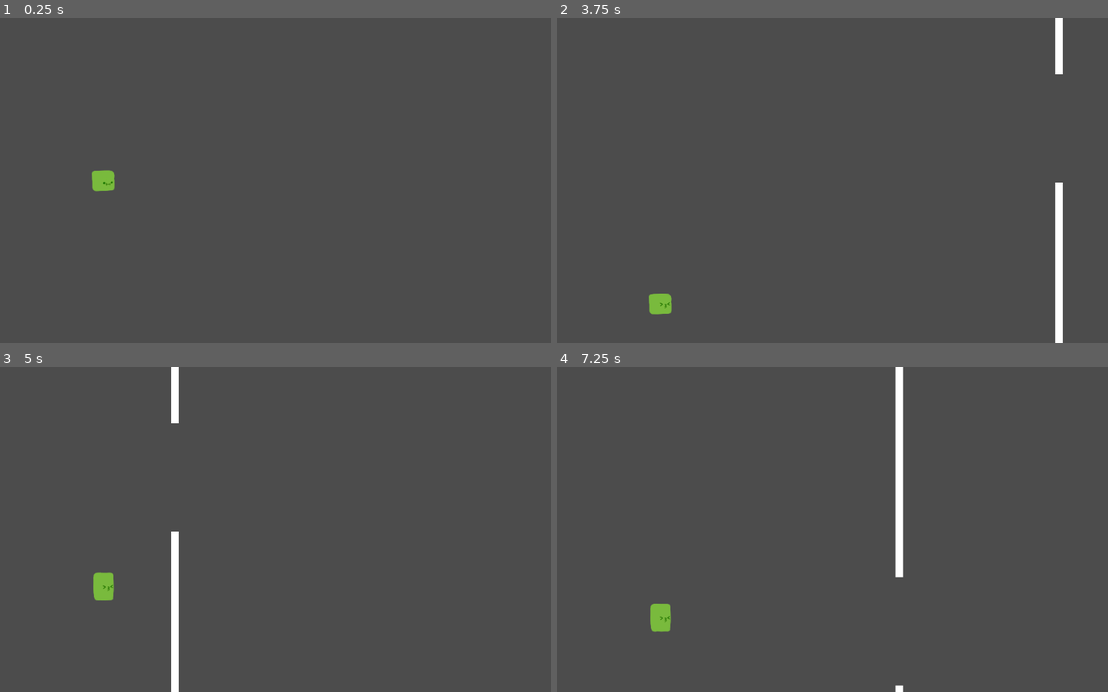
Above: before the commit, frames 1-4 (two rows, left to right).
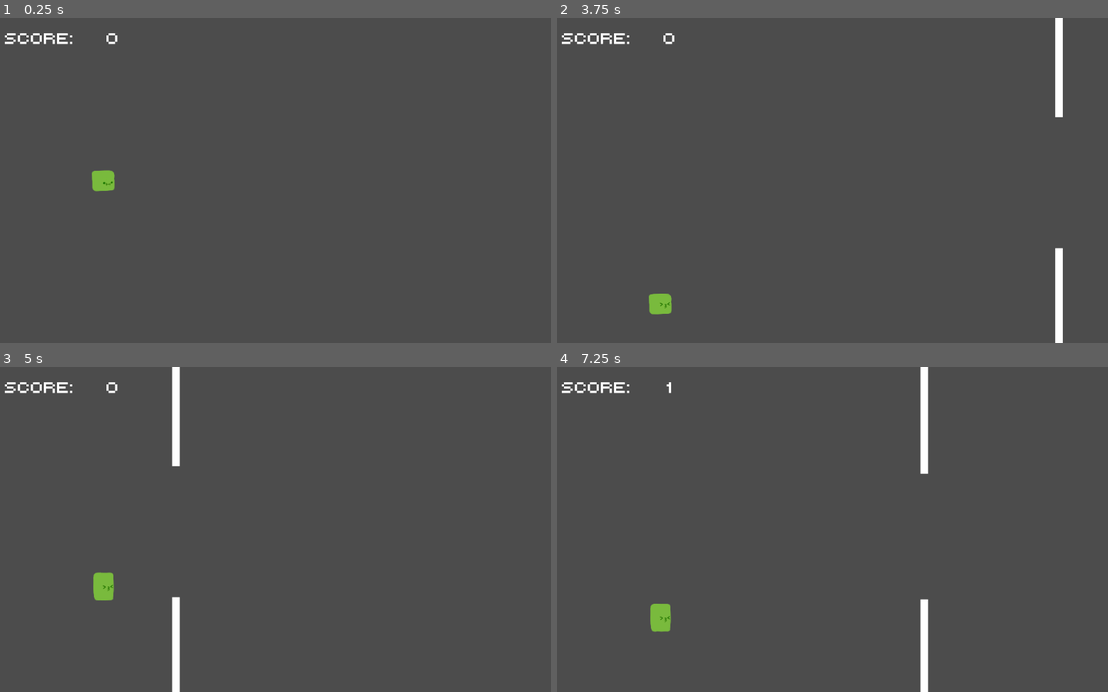
Above: after the commit, the same moments.

Repository: CoryParsnipson/bouncy-block
Game: Godot game, scene res://Main.tscn
Two runs of this game, one before a commit and one after it. Both use one fixed random seed, a clock stepped at 60 frames per second and the inputs below.
Inputs:
- Up to frame 1 (0.25 s): no input
- Up to frame 2 (3.75 s): tap Enter (ui_accept) at 0.5, 0.77, 1.07, 1.52, 1.82, 3.02, 3.32 s
- Up to frame 3 (5 s): tap Enter (ui_accept) at 3.77, 4.07, 4.52, 4.82 s
- Up to frame 4 (7.25 s): tap Enter (ui_accept) at 6.02, 6.32, 6.77, 7.07 s

The runs differ from the first frame. In frame 1, 0.2% of the frame differs, in the area x 0-22%, y 4-9%; in frame 2, 0.7%; in frame 3, 1.0%; in frame 4, 2.2%, in the area x 0-68%, y 0-100%.

Commit message:
Add score and level. Fine tune barrier difficulty.

Diff:
--- a/Barrier.tscn
+++ b/Barrier.tscn
@@ -1,62 +1,14 @@
 [gd_scene load_steps=2 format=2]
 
 [sub_resource type="RectangleShape2D" id=1]
-
-custom_solver_bias = 0.0
 extents = Vector2( 7, 300 )
 
 [node name="Barrier" type="Area2D"]
 
-input_pickable = true
-gravity_vec = Vector2( 0, 1 )
-gravity = 98.0
-linear_damp = 0.1
-angular_damp = 1.0
-audio_bus_override = false
-audio_bus_name = "Master"
+[node name="Polygon2D" type="Polygon2D" parent="."]
+position = Vector2( 0, 300.514 )
+polygon = PoolVector2Array( -7, -300, 7, -300, 7, 300, -7, 300 )
 
-[node name="Polygon2D_Upper" type="Polygon2D" parent="." index="0"]
-
-position = Vector2( 0, -400 )
-polygon = PoolVector2Array( -7, -300, 7, -300, 7, 300, -7, 300 )
-uv = PoolVector2Array(  )
-color = Color( 1, 1, 1, 1 )
-vertex_colors = PoolColorArray(  )
-offset = Vector2( 0, 0 )
-antialiased = false
-texture = null
-texture_offset = Vector2( 0, 0 )
-texture_scale = Vector2( 1, 1 )
-texture_rotation_degrees = 0.0
-invert_enable = false
-invert_border = 100.0
-_sections_unfolded = [ "Transform" ]
-
-[node name="CollisionShape2D_Upper" type="CollisionShape2D" parent="." index="1"]
-
-position = Vector2( 0, -400 )
+[node name="CollisionShape2D" type="CollisionShape2D" parent="."]
+position = Vector2( 0, 300.514 )
 shape = SubResource( 1 )
-_sections_unfolded = [ "Transform" ]
-
-[node name="Polygon2D_Lower" type="Polygon2D" parent="." index="2"]
-
-position = Vector2( 0, 400 )
-polygon = PoolVector2Array( -7, -300, 7, -300, 7, 300, -7, 300 )
-uv = PoolVector2Array(  )
-color = Color( 1, 1, 1, 1 )
-vertex_colors = PoolColorArray(  )
-offset = Vector2( 0, 0 )
-antialiased = false
-texture = null
-texture_offset = Vector2( 0, 0 )
-texture_scale = Vector2( 1, 1 )
-texture_rotation_degrees = 0.0
-invert_enable = false
-invert_border = 100.0
-_sections_unfolded = [ "Transform" ]
-
-[node name="CollisionShape2D_Lower" type="CollisionShape2D" parent="." index="3"]
-
-position = Vector2( 0, 400 )
-shape = SubResource( 1 )
-_sections_unfolded = [ "Transform" ]
--- a/Main.gd
+++ b/Main.gd
@@ -1,19 +1,28 @@
 extends Node
 
+export var score = 0
+export var level = 0
+export var to_next_level = 2
 export var barrier_speed = 7
+export var barrier_offset_min = 0
+export var barrier_offset_max = 0
+export var barrier_gap_radius = 120
+
+export var barrier_speed_max = 25
+export var barrier_wait_time_min = 1.5
+export var barrier_gap_radius_min = 70
 
 var bounds
 var game_started = false
-var gap_center_min
-var gap_center_max
+var previous_barrier_pos_x
 
 var active_barriers = Array()
 
 func _ready():
 	bounds = get_viewport().get_visible_rect()
 
-	gap_center_min = int(bounds.position.y) + 100
-	gap_center_max = int(bounds.end.y) - 100
+	barrier_offset_min = int(bounds.position.y) + barrier_gap_radius
+	barrier_offset_max = int(bounds.end.y) - barrier_gap_radius
 
 	# TODO: move barriers beyond viewport edge
 	reset()
@@ -27,9 +36,19 @@
 	if !game_started:
 		return
 
+	previous_barrier_pos_x = $BarrierUpper.position.x
+
 	# TODO: how to programmtically calculate when this node falls off the screen?
-	if $Barrier.position.x > bounds.position.x - 14:
-		$Barrier.position.x -= barrier_speed
+	if $BarrierUpper.position.x > bounds.position.x - 14:
+		$BarrierUpper.position.x -= barrier_speed
+
+	if $BarrierLower.position.x > bounds.position.x - 14:
+		$BarrierLower.position.x -= barrier_speed
+
+	if previous_barrier_pos_x >= $Player.position.x \
+		and $BarrierUpper.position.x <= $Player.position.x:
+		score += 1
+		$LevelCounter.text = str(score)
 
 func reset():
 	randomize()
@@ -45,16 +64,28 @@
 	$Player.disable_physics = false
 	$BarrierTimer.start()
 
-func send_barrier(barrier = $Barrier):
-	barrier.position.y = randi() % (gap_center_max - gap_center_min) + gap_center_min
-	barrier.position.x = bounds.end.x + 14
+func send_barrier():
+	$BarrierUpper.position.x = bounds.end.x + 14
+	$BarrierLower.position.x = bounds.end.x + 14
+
+	var barrier_offset = randi() % (barrier_offset_max - barrier_offset_min) + barrier_offset_min
+
+	$BarrierUpper.position.y = barrier_offset - barrier_gap_radius
+	$BarrierLower.position.y = barrier_offset + barrier_gap_radius
 
 	#active_barriers.push(barrier)
 
 func _on_BarrierTimer_timeout():
 	send_barrier()
 
-	$BarrierTimer.wait_time -= 0.02
-	barrier_speed += 1.02
+	if score % to_next_level == 0:
+		level += 1
+
+		$BarrierTimer.wait_time = max($BarrierTimer.wait_time - 0.02, barrier_wait_time_min)
+		barrier_speed = min(barrier_speed + 1, barrier_speed_max)
+		barrier_gap_radius = max(barrier_gap_radius - 5, barrier_gap_radius_min)
+
+		barrier_offset_min = int(bounds.position.y) + barrier_gap_radius
+		barrier_offset_max = int(bounds.end.y) - barrier_gap_radius
 
 	$BarrierTimer.start()
--- a/Main.tscn
+++ b/Main.tscn
@@ -1,8 +1,17 @@
-[gd_scene load_steps=4 format=2]
+[gd_scene load_steps=7 format=2]
 
 [ext_resource path="res://Main.gd" type="Script" id=1]
 [ext_resource path="res://Player.tscn" type="PackedScene" id=2]
 [ext_resource path="res://Barrier.tscn" type="PackedScene" id=3]
+[ext_resource path="res://fonts/retro.ttf" type="DynamicFontData" id=4]
+
+[sub_resource type="DynamicFont" id=1]
+size = 28
+font_data = ExtResource( 4 )
+
+[sub_resource type="DynamicFont" id=2]
+size = 28
+font_data = ExtResource( 4 )
 
 [node name="Game" type="Node"]
 script = ExtResource( 1 )
@@ -10,10 +19,31 @@
 [node name="Player" parent="." instance=ExtResource( 2 )]
 position = Vector2( 200, 300 )
 
-[node name="Barrier" parent="." instance=ExtResource( 3 )]
-position = Vector2( -30.2545, 287.039 )
+[node name="BarrierUpper" parent="." instance=ExtResource( 3 )]
+position = Vector2( -6.67346, 199.296 )
+rotation = -3.14159
+
+[node name="BarrierLower" parent="." instance=ExtResource( 3 )]
+position = Vector2( -6.69627, 407.776 )
 
 [node name="BarrierTimer" type="Timer" parent="."]
 wait_time = 3.0
 one_shot = true
+
+[node name="LevelLabel" type="Label" parent="."]
+margin_left = 16.5695
+margin_top = 17.3495
+margin_right = 166.569
+margin_bottom = 62.3495
+custom_fonts/font = SubResource( 1 )
+text = "Score:"
+
+[node name="LevelCounter" type="Label" parent="."]
+margin_left = 195.831
+margin_top = 16.6287
+margin_right = 235.831
+margin_bottom = 54.6287
+custom_fonts/font = SubResource( 2 )
+text = "0"
+align = 1
 [connection signal="timeout" from="BarrierTimer" to="." method="_on_BarrierTimer_timeout"]
--- a/project.godot
+++ b/project.godot
@@ -17,6 +17,9 @@
 
 config/name="Bouncy Block"
 run/main_scene="res://Main.tscn"
+boot_splash/image="res://resource/bouncy-block-logo.png"
+boot_splash/fullsize=false
+boot_splash/bg_color=Color( 0.34902, 0.34902, 0.34902, 1 )
 config/icon="res://icon.png"
 
 [input]
Binary file added: fonts/retro.ttf
